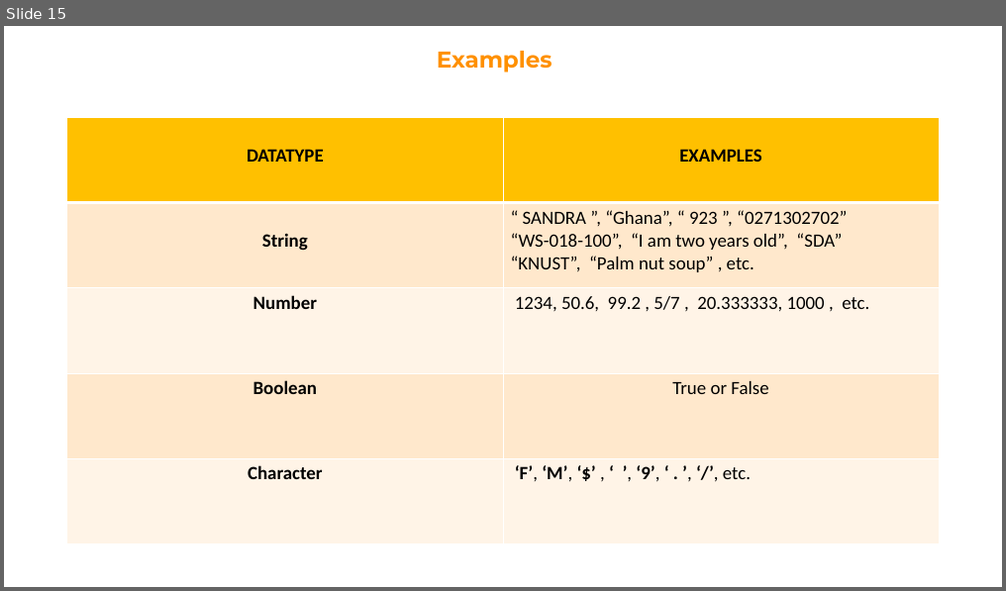
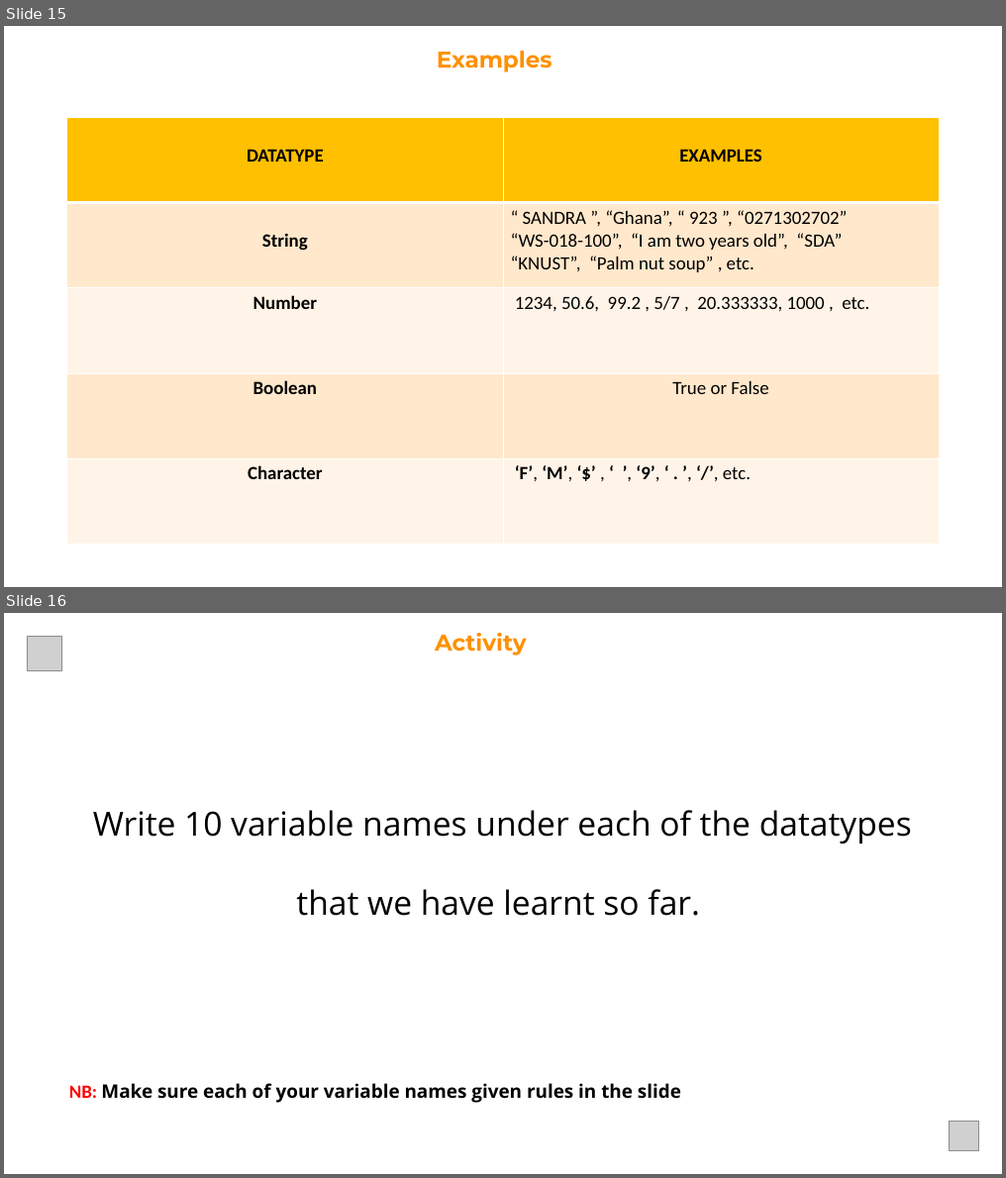
Before and after one commit to Robert-Doe/codeden, a slide deck: 2. Variables.pptx. Shown one above the other, each under a label of ours: slide 15 before the commit, slides 15 and 16 after it. The pictures are 1006x591 and 1006x1178 pixels, drawn with LibreOffice and Linux fonts; fonts in the diff are those of the drawing; grey boxes stand for pictures. Boxes give left, top, right and bottom in pixels: in the first picture for what was removed or moved away, otherwise in the second. Text is boxed around its words. In the diff, an @@ line names an element or a change of style, - is before the commit and + after.

```diff
--- a/2. Variables.pptx
+++ b/2. Variables.pptx
@@ slide 16 added at (4, 613, 1002, 1174), background #FFFFFF @@
@@ picture added at (27, 636, 61, 670) @@
@@ text added at (435, 633, 527, 656), 22 pt, text #FF9000, bold @@
+Activity
@@ text added at (93, 810, 912, 916), 32 pt, text #000000 @@
+Write 10 variable names under each of the datatypes that we have learnt so far.
@@ text added at (69, 1083, 681, 1103), 18 pt, text #000000, bold @@
+NB: Make sure each of your variable names given rules in the slide
@@ picture added at (948, 1121, 979, 1152) @@
```
Also in this commit, not shown: 2 other files.
